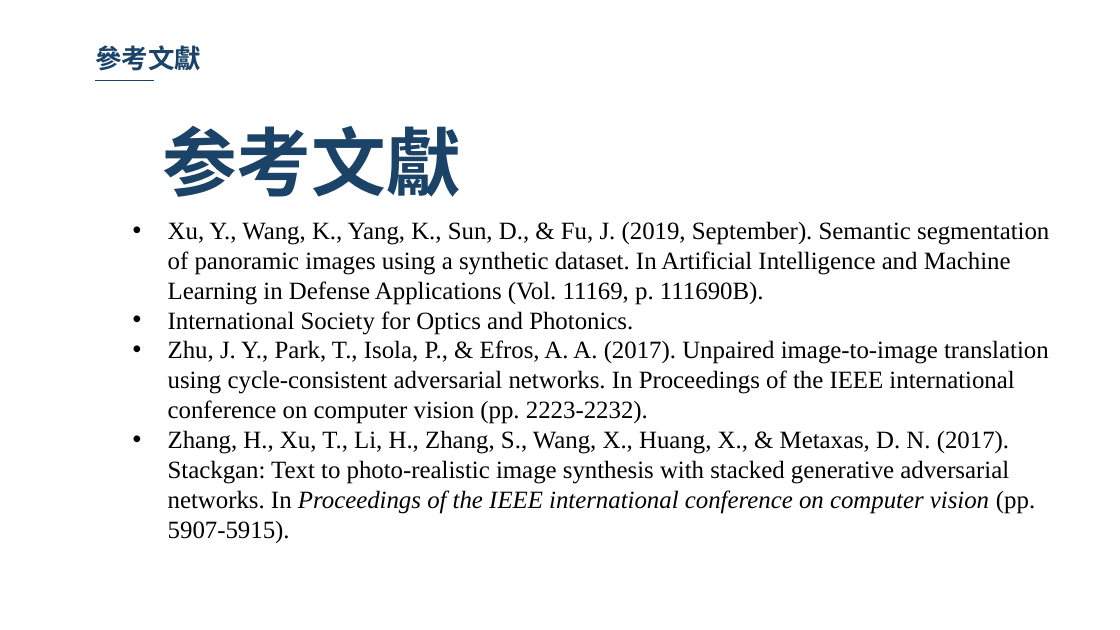
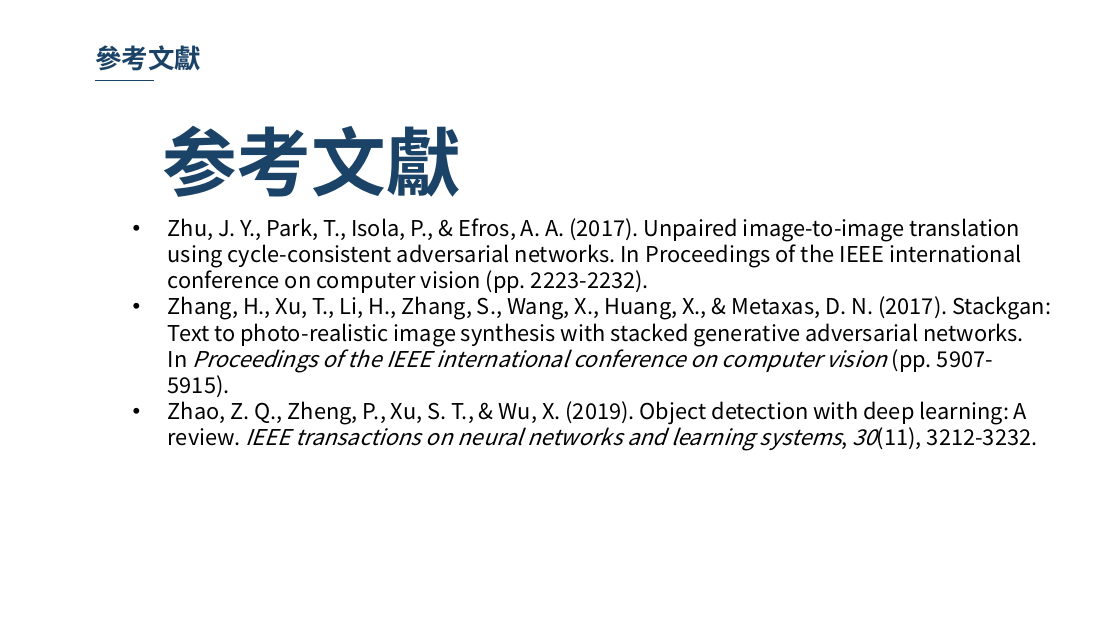
Before and after one commit to 10994015/paper, a slide deck: slide 47 of 論文/論文初審.pptx (slide 45 before the commit). Drawn at 1120x630 pixels with LibreOffice and Linux fonts; fonts in the diff are those of the drawing; background and template pictures are left out. Boxes give left, top, right and bottom in pixels: in the first picture for what was removed or moved away, otherwise in the second. Text is boxed around its words. In the diff, an @@ line names an element or a change of style, - is before the commit and + after.

Commit message:
0112

```diff
--- a/論文/論文初審.pptx
+++ b/論文/論文初審.pptx
@@ text at (168,221,1049,335): paragraphs removed @@
-• Xu, Y., Wang, K., Yang, K., Sun, D., & Fu, J. (2019, September). Semantic segmentation of panoramic images using a synthetic dataset. In Artificial Intelligence and Machine Learning in Defense Applications (Vol. 11169, p. 111690B).
-• International Society for Optics and Photonics.
@@ text at (168,218,1051,397): size 16 to 14 pt, font Times New Roman to Noto Sans CJK SC in "Zhu, J. Y., Park, T., Isola, P., ...", "Zhang, H., Xu, T., Li, H., Zhang, ..." @@
@@ text at (168,401,1038,451): paragraph added @@
+• Zhao, Z. Q., Zheng, P., Xu, S. T., & Wu, X. (2019). Object detection with deep learning: A review. IEEE transactions on neural networks and learning systems, 30(11), 3212-3232.
```
Also in this commit, not shown: 18 other slides changed, 3 slides added, 1 slide removed.
